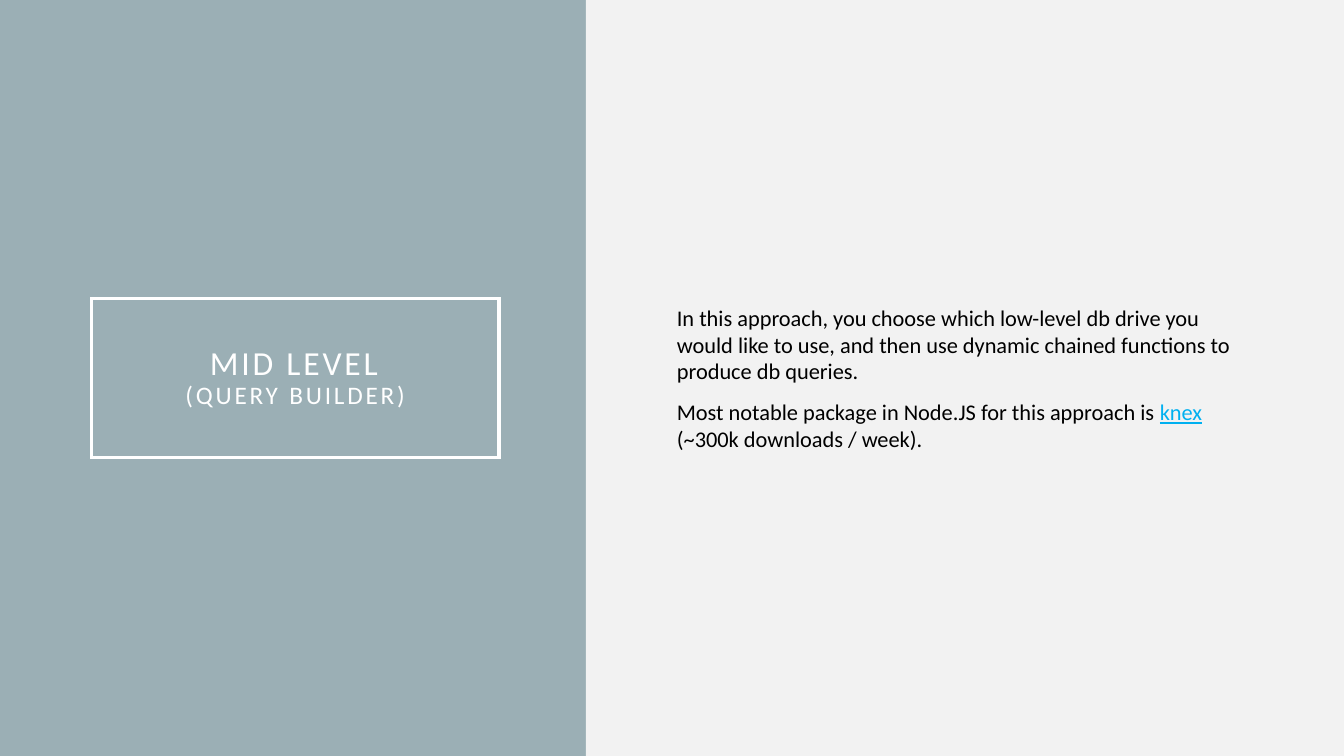
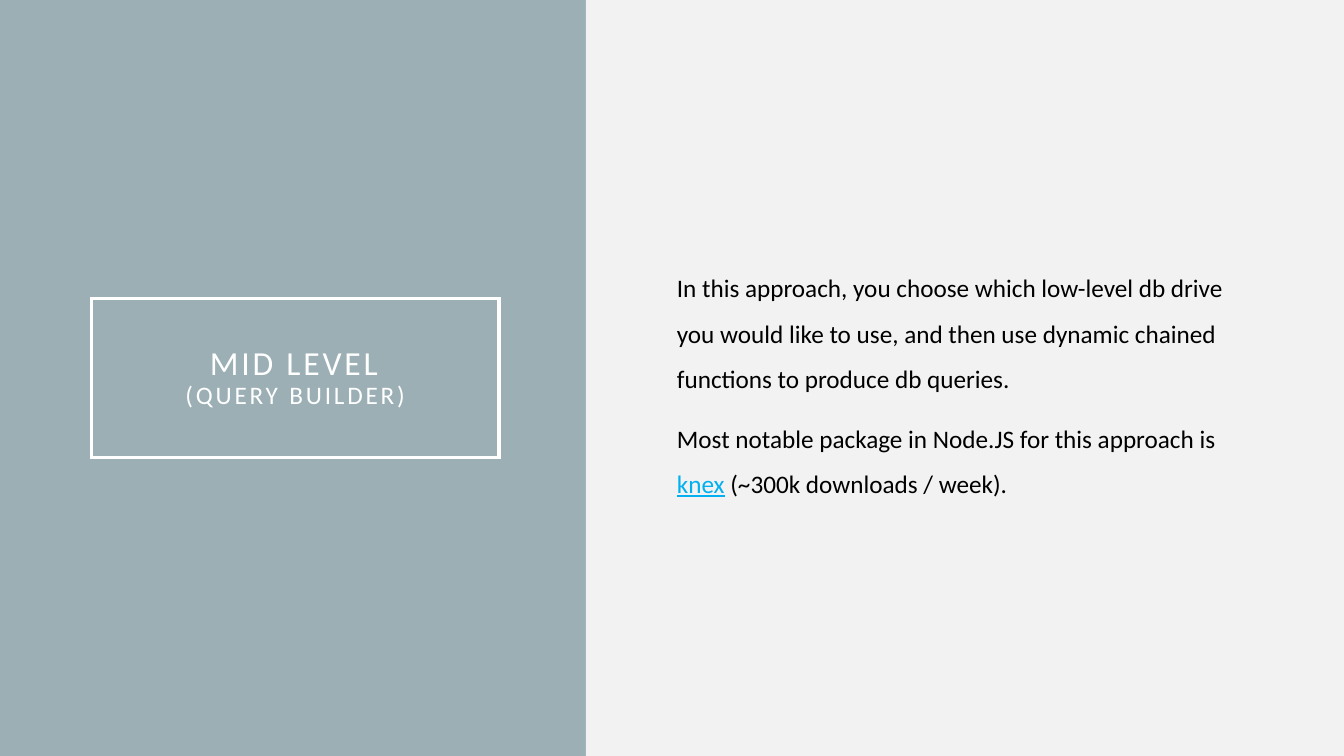
Before and after one commit to danielgolub/stop-using-orms, a slide deck: slide 7 of avoid-orms.pptx (slide 6 before the commit). Drawn at 1344x756 pixels with LibreOffice and Linux fonts; fonts in the diff are those of the drawing. Boxes give left, top, right and bottom in pixels: in the first picture for what was removed or moved away, otherwise in the second. Text is boxed around its words. In the diff, an @@ line names an element or a change of style, - is before the commit and + after.

```diff
--- a/avoid-orms.pptx
+++ b/avoid-orms.pptx
@@ text "In this approach, you choose ..." at (677, 279, 1222, 497): size 16 to 18 pt; line spacing 1 to 1.5 @@
```
Also in this commit, not shown: 5 other slides changed, 2 slides added, 3 other files.
